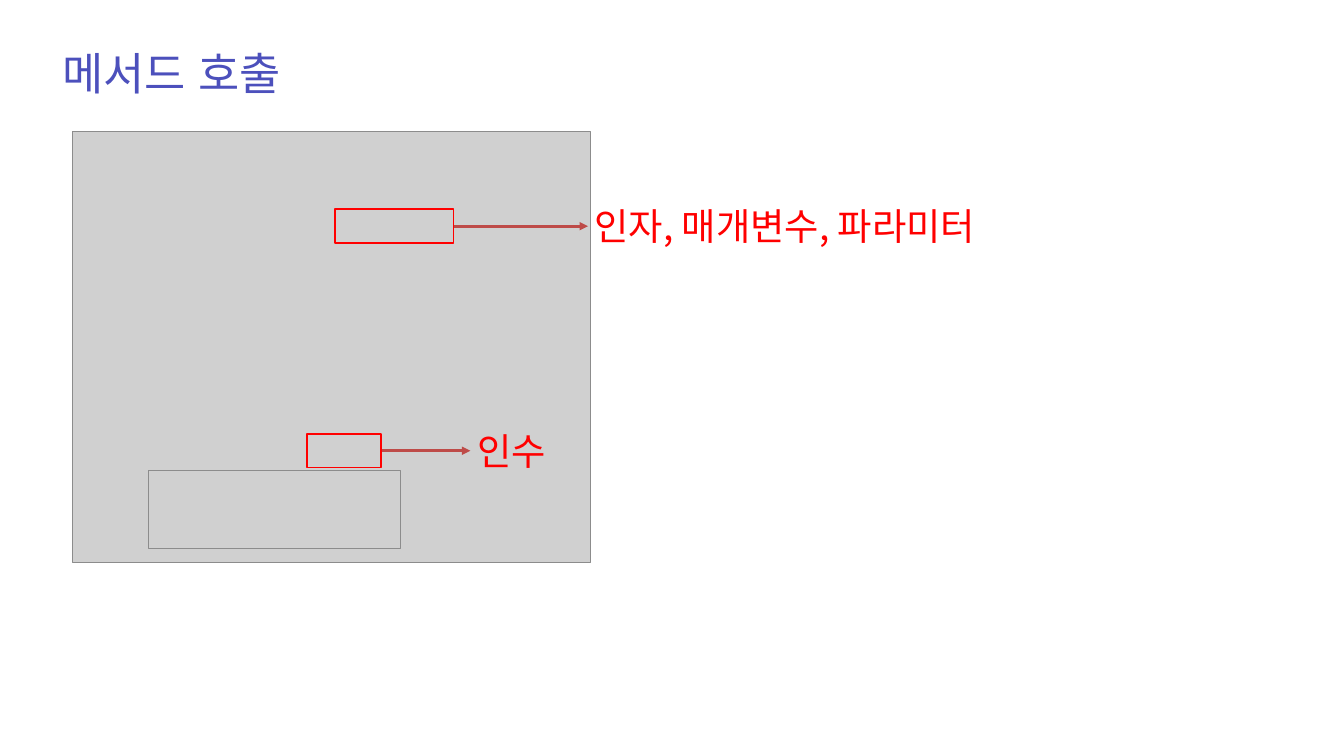
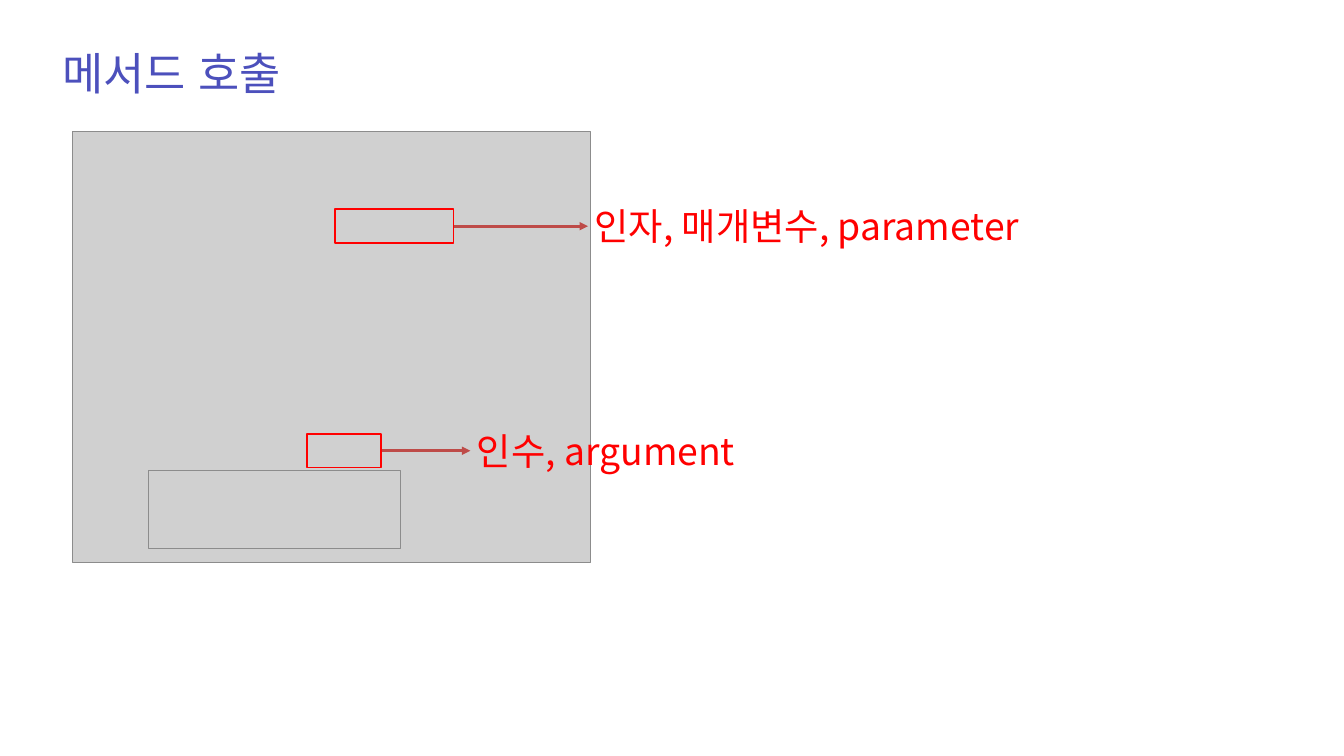
Before and after one commit to zest132/JavaLecture, a slide deck: slide 21 of JavaLecture/LectureFile/java 6강.pptx. Drawn at 1344x756 pixels with LibreOffice and Linux fonts; fonts in the diff are those of the drawing; grey boxes stand for pictures. Boxes give left, top, right and bottom in pixels: in the first picture for what was removed or moved away, otherwise in the second. Text is boxed around its words. In the diff, an @@ line names an element or a change of style, - is before the commit and + after.

```diff
--- a/JavaLecture/LectureFile/java 6강.pptx
+++ b/JavaLecture/LectureFile/java 6강.pptx
@@ text at (x1=595, y1=209, x2=1019, y2=249): text changed @@
-인자, 매개변수, 파라미터
+인자, 매개변수, parameter
@@ text at (x1=477, y1=427, x2=735, y2=475): text changed @@
-인수
+인수, argument
```
Also in this commit, not shown: 2 other slides changed, 5 slides added, 3 slides removed, 15 other files.
